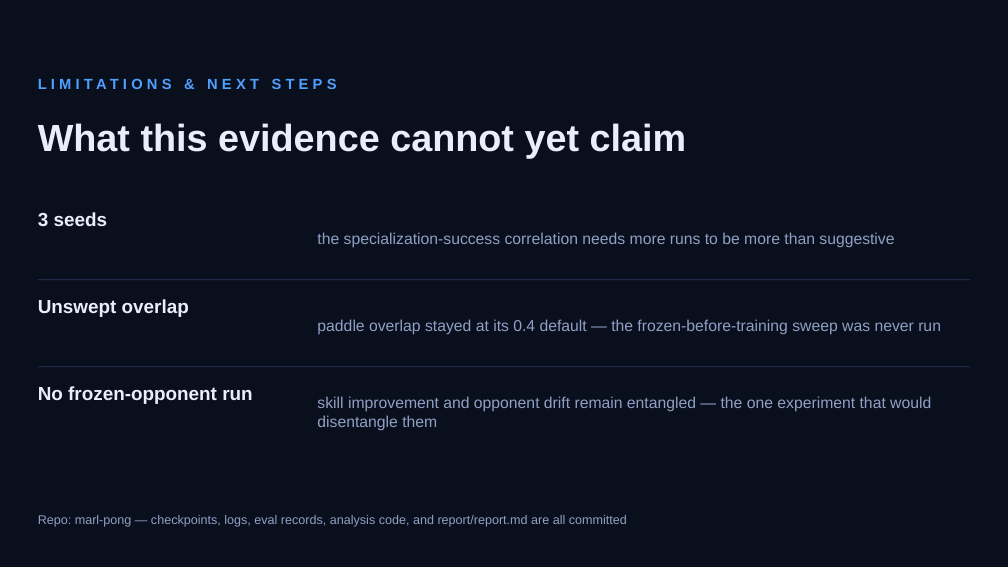
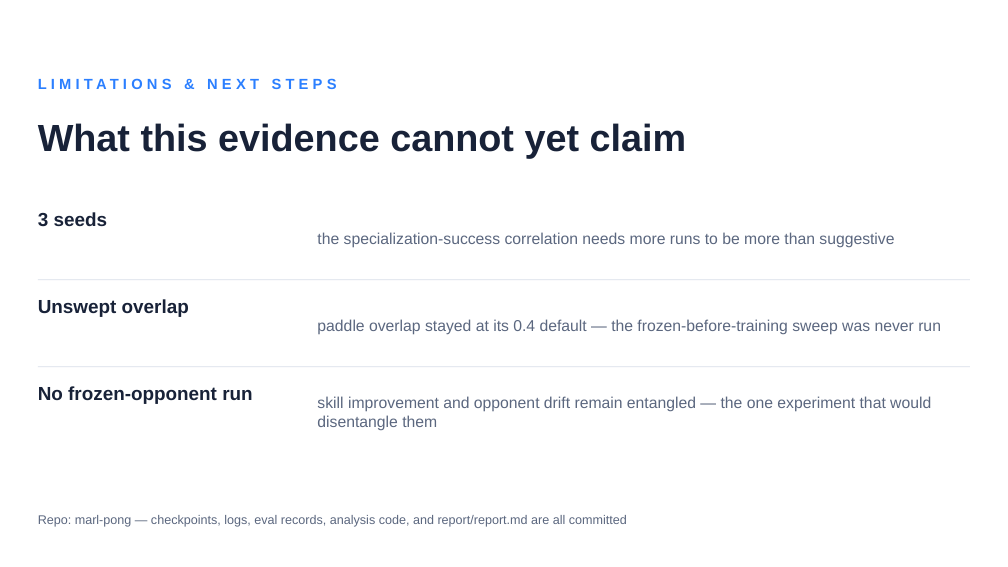
Before and after one commit to mortal22soul/MARL_Pong, a slide deck: slide 10 of report/marl_pong_presentation.pptx. Drawn at 1008x567 pixels with LibreOffice and Linux fonts; fonts in the diff are those of the drawing. Boxes give left, top, right and bottom in pixels: in the first picture for what was removed or moved away, otherwise in the second. Text is boxed around its words. In the diff, an @@ line names an element or a change of style, - is before the commit and + after.

Commit message:
docs(report): convert presentation deck to light mode throughout

```diff
--- a/report/marl_pong_presentation.pptx
+++ b/report/marl_pong_presentation.pptx
@@ background #0A0F1E to #FFFFFF @@
@@ text "LIMITATIONS & NEXT STEPS" at <box>38,68,970,98</box>: text colour #50A0FF to #2B7FFF @@
@@ line (38, 280) - (970, 280): stroke #2A3A5E 0.75 pt to #D8DEE9 0.75 pt @@
@@ text colour #E8EEFA to #182238 in 4 elements at <box>38,123,687,158</box>, <box>38,212,108,227</box>, <box>38,299,189,317</box>, <box>38,386,252,404</box> @@
@@ line (38, 367) - (970, 367): stroke #2A3A5E 0.75 pt to #D8DEE9 0.75 pt @@
@@ text colour #8FA0C4 to #5B677F in 4 elements at <box>317,232,894,248</box>, <box>317,319,941,335</box>, <box>317,396,931,430</box>, <box>38,515,627,527</box> @@
```
Also in this commit, not shown: 9 other slides changed, 1 other file.
